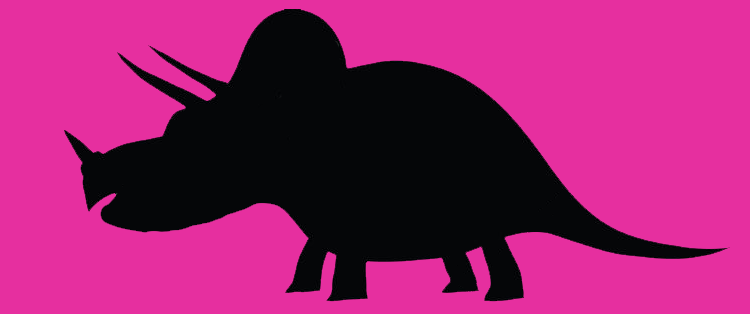
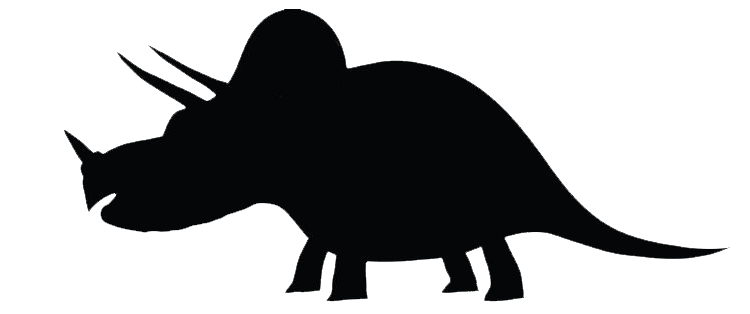
Layer changes from the first 750 × 314 image to the second:
hid "Layer 1" over [0, 0, 750, 314]
